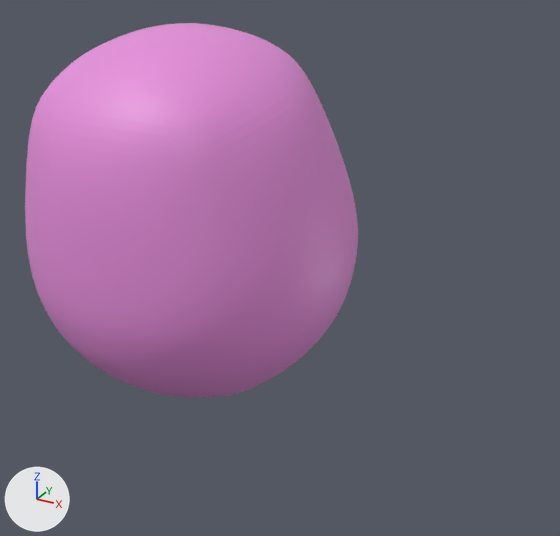
Renders of the FBX model Assets/Models/Scenario/pinkbush.fbx from each side of a commit.
The view is the same before and after, from a 50 mm lens placed at (-2.535, 9.718, -1.028), pointed at (-3.361, 11.221, -1.779). The axes (+X, +Y, +Z) are drawn at lower left. The lights are the same throughout. Where no turn or scale is listed for an object, it has been applied to the vertices.

Names of what the first picture shows: 'Roundcube.040'.
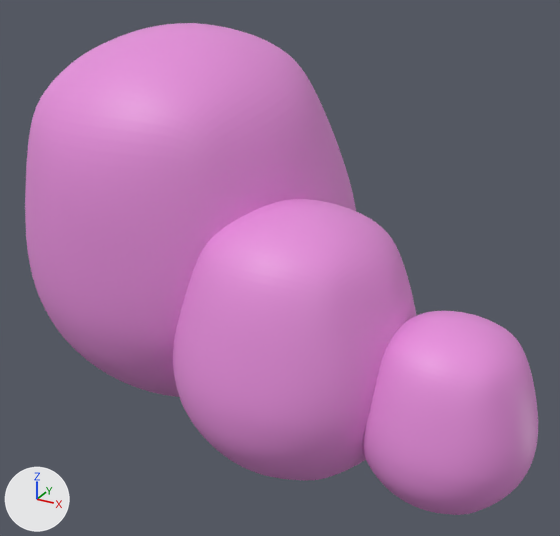
Changed parts and their boxes [x1, y1, x2, y2] in the pictures (560 x 536 px):
'Roundcube.042', added (pink)
    after: [173, 199, 417, 481]
'Roundcube.044', added (pink)
    after: [362, 311, 538, 515]

Edits to the bpy script that builds the scene:
```text
Change me_mesh_002:
    where me_mesh_002.from_pydata(...)  # 9218 vertices, 9216 faces; spans x -1.0..1.0, y -1.0..1.0, z -0.81..1.31
    used by ob_roundcube_043; location = (-3.931, 11.684, -1.796); rotation_euler = (-0.0307, 0.0, 0.0), in degrees (-1.8, 0, 0); scale = (0.165, 0.165, 0.165)
    me_mesh_002 part 1: the whole mesh is scaled about the mesh origin by 0.249
Add me_mesh_004:
    me_mesh_004.from_pydata(...)  # 9218 vertices, 9216 faces; spans x -0.164..0.164, y -0.164..0.164, z -0.135..0.216
    me_mesh_004.materials.append(mat_pink)  # pink #e78fdc
Add ob_roundcube_044:
    ob_roundcube_044 = bpy.data.objects.new('Roundcube.044', me_mesh_004)
    ob_roundcube_044.location = (-2.849, 10.933, -1.88)
Add ob_roundcube_042:
    ob_roundcube_042 = bpy.data.objects.new('Roundcube.042', me_mesh_002)
    ob_roundcube_042.location = (-3.172, 10.948, -1.835)
```
